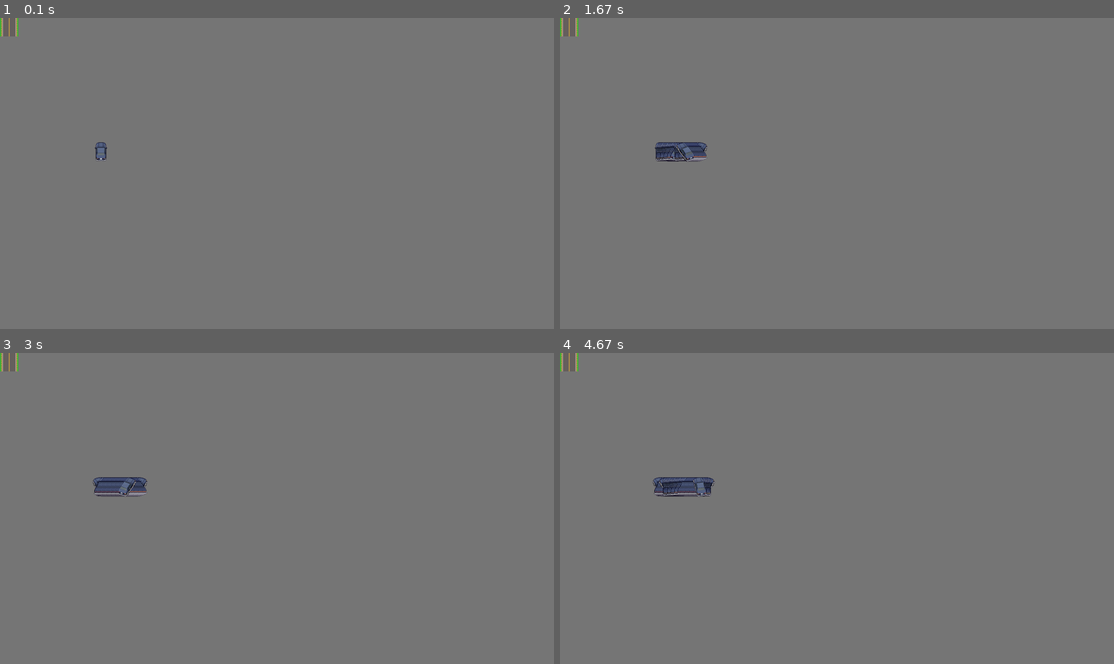
Above: before the commit, frames 1-4 (two rows, left to right).
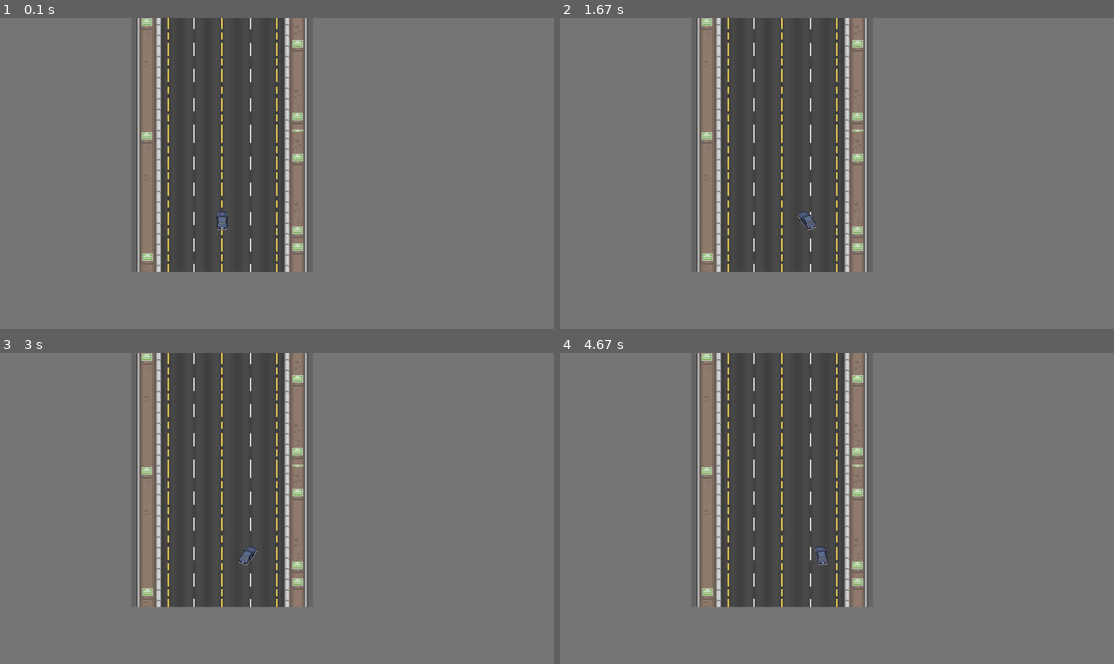
Above: after the commit, the same moments.

Repository: DarrenGuev/GameDevCars
Game: pygame game, started from main.py
The game is run twice, just before and just after one commit, with the same random seed, the same clock (stepped at 60 frames per second) and the same inputs.
Inputs:
- Up to frame 1 (0.1 s): no input
- Up to frame 2 (1.67 s): hold Right 0.33-0.8 s; hold Right 0.83-1.3 s; hold Left from 1.33 s (still down)
- Up to frame 3 (3 s): release Left at 1.87 s; hold Left 1.9-2.3 s; hold Right 2.33-2.97 s
- Up to frame 4 (4.67 s): hold Left 3-3.47 s; hold Right 3.5-3.97 s; hold Right 4-4.47 s; hold Left from 4.5 s (still down)

The runs differ from the first frame. In frame 1, 24% of the frame differs, in the area x 0-56%, y 0-82%; in frame 2, 24%; in frame 3, 24%; in frame 4, 24%.

Commit message:
initial commit

Diff:
--- a/main.py
+++ b/main.py
@@ -2,32 +2,64 @@
 import sys
 from car import player
 
-#screen code
+# Initialize pygame
+pygame.init()
+
+# Screen code
 clock = pygame.time.Clock()
 screen_heigth = 1080
 screen_width = 1920
 win = pygame.display.set_mode((screen_width, screen_heigth), pygame.FULLSCREEN)
 pygame.display.set_caption("Avoid the Obstacle")
 
-win.fill ((119,119,119))
-pygame.display.update()
-background = pygame.image.load('bg.png')
+# Load background
+background1 = pygame.image.load('bg.jpg')
+background2 = pygame.image.load('bg.jpg')
+
+
+# Get background dimensions
+bg1_width = background1.get_width()
+bg1_height = background1.get_height()
+
+bg2_width = background2.get_width()
+bg2_height = background2.get_height()
+
+total_bg_width = bg1_width + bg2_width
+
+
+start_x = (screen_width - total_bg_width) // 2
+bg1_x = start_x
+bg2_x = start_x + bg1_width
+
+# Calculate position to center the background
+bg1_x = (screen_width - bg1_width) // 2.83
+bg1_y = (screen_heigth - bg1_height) // 700
+
+# Calculate position to center the background
+bg2_x = (screen_width - bg2_width) // 2.83
+bg2_y = (screen_heigth - bg2_height) // 1.5
 
 def redraw_game_window():
-    win.blit(background,(0,0))
+    # Fill screen with gray first to avoid artifacts
+    win.fill((119, 119, 119))
+    # Draw centered background
+    win.blit(background1, (bg1_x, bg1_y))
+    win.blit(background2, (bg2_x, bg2_y))
+
     man.draw(win)
     pygame.display.update()
 
-#main game loop
-man = player(300, 410, 64, 64)
+# Main game loop
+man = player(720, 650, 64, 64)
 running = True
 while running:
     clock.tick(27)
     for event in pygame.event.get():
         if event.type == pygame.QUIT:
             running = False
-
-
+        elif event.type == pygame.KEYDOWN:
+            if event.key == pygame.K_ESCAPE:  # Add escape key to exit
+                running = False
 
     keys = pygame.key.get_pressed()
 
@@ -48,6 +80,6 @@
 
     redraw_game_window()
 
-
-#quit
+# Quit
 pygame.quit()
+sys.exit()
Binary file added: bg.jpg
Binary file removed: bg.png
